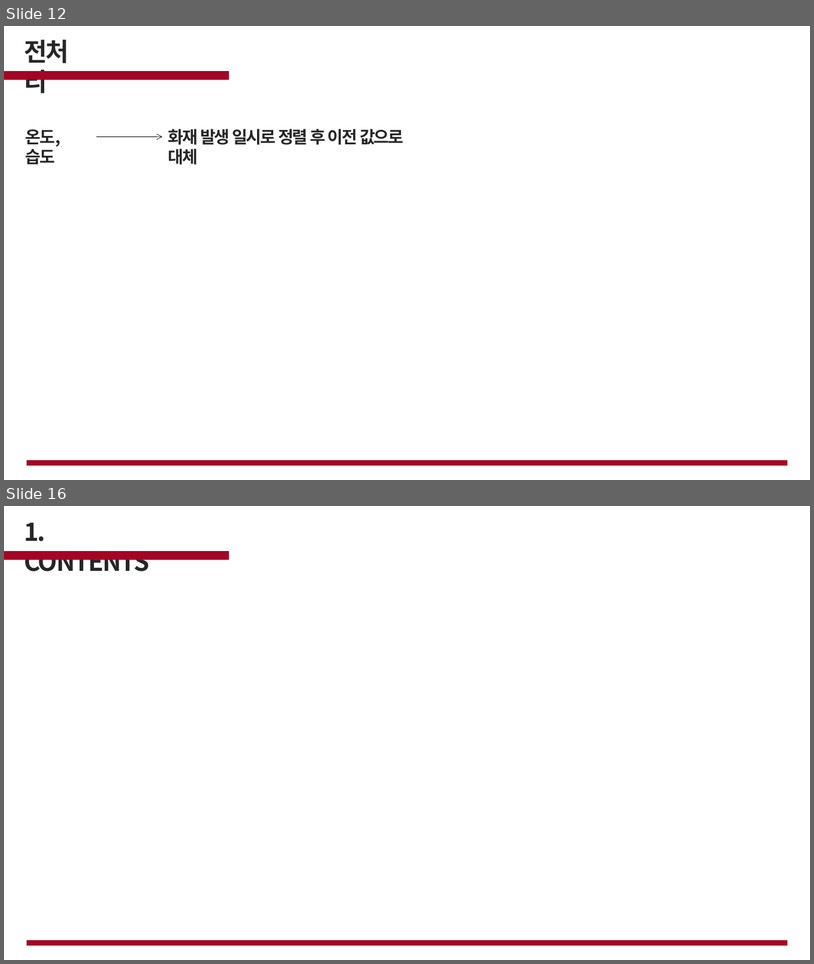
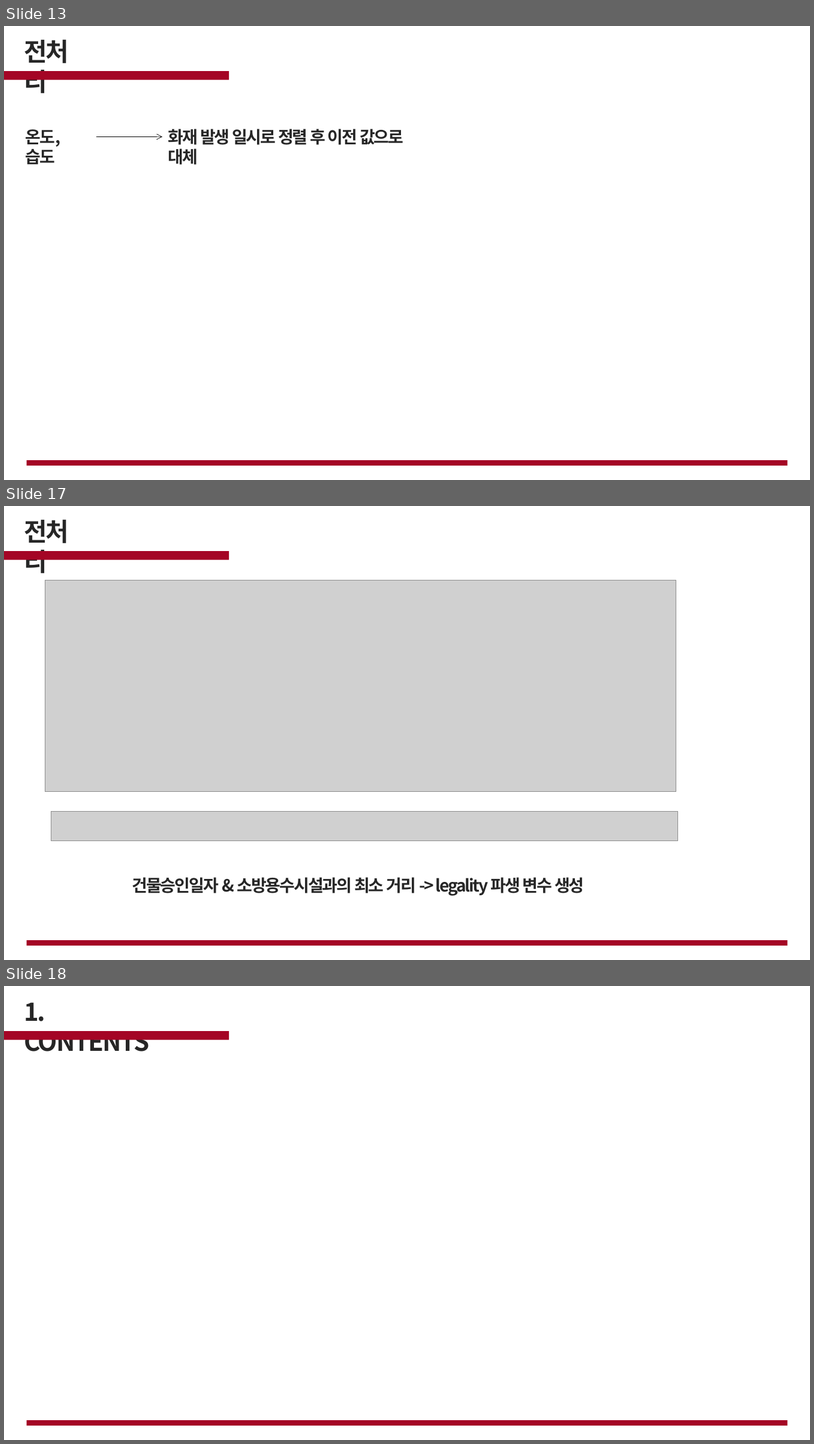
Before and after one commit to cjsgk106/fire-prediction-analysis, a slide deck: work/화재.pptx. Shown one above the other, each under a label of ours: slides 12 and 16 before the commit, slides 13, 17 and 18 after it; the slides between them are not shown. The pictures are 814x964 and 814x1444 pixels, drawn with LibreOffice and Linux fonts; fonts in the diff are those of the drawing; grey boxes stand for pictures; background and template pictures are left out. Boxes give left, top, right and bottom in pixels: in the first picture for what was removed or moved away, otherwise in the second. Text is boxed around its words. In the diff, an @@ line names an element or a change of style, - is before the commit and + after.

```diff
--- a/work/화재.pptx
+++ b/work/화재.pptx
@@ slide 17 added at (x1=4, y1=506, x2=810, y2=960), background picture (left out) @@
@@ text added at (x1=24, y1=519, x2=69, y2=573), 30 pt, text #262626, bold @@
+전처리
@@ rectangle added at (x1=4, y1=552, x2=229, y2=560), fill #A40525 @@
@@ picture added at (x1=45, y1=580, x2=677, y2=792) @@
@@ picture added at (x1=51, y1=811, x2=678, y2=841) @@
@@ text added at (x1=132, y1=877, x2=584, y2=895), 20 pt, text #262626, bold @@
+건물승인일자 & 소방용수시설과의 최소 거리 -> legality 파생 변수 생성
@@ rectangle added at (x1=26, y1=940, x2=788, y2=945), fill #A40525 @@
@@ what was slide 12 is now slide 13 @@
@@ what was slide 16 is now slide 18 @@
```
Also in this commit, not shown: 3 slides changed, 1 other slide added.
